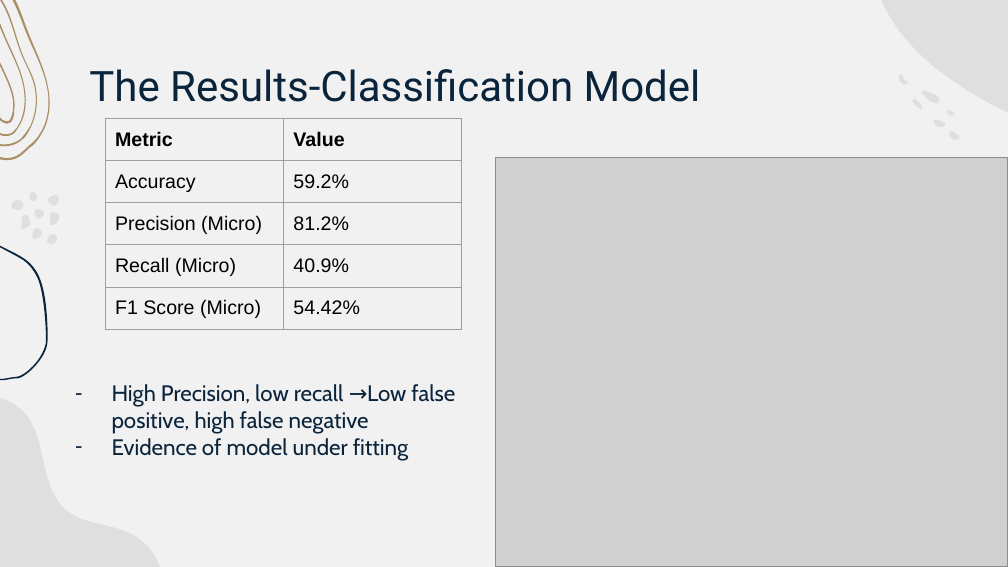
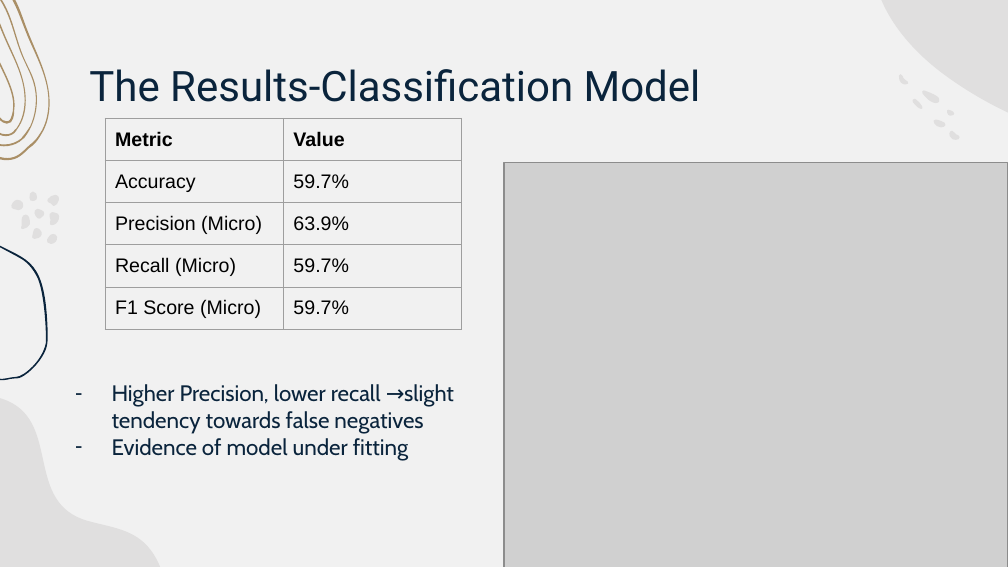
Before and after one commit to ljtaylor99/AAI-521-Final-Project, a slide deck: slide 7 of Final Project Presentation-Team 4.pptx. Drawn at 1008x567 pixels with LibreOffice and Linux fonts; fonts in the diff are those of the drawing; grey boxes stand for pictures. Boxes give left, top, right and bottom in pixels: in the first picture for what was removed or moved away, otherwise in the second. Text is boxed around its words. In the diff, an @@ line names an element or a change of style, - is before the commit and + after.

```diff
--- a/Final Project Presentation-Team 4.pptx
+++ b/Final Project Presentation-Team 4.pptx
@@ table at [105,118,462,449] @@
-row 2, column 2: 59.2%
+row 2, column 2: 59.7%
-row 3, column 2: 81.2%
+row 3, column 2: 63.9%
-row 4, column 2: 40.9%
+row 4, column 2: 59.7%
-row 5, column 2: 54.42%
+row 5, column 2: 59.7%
@@ picture: place and size @@
-picture at [496,157,1008,566]
+picture at [504,162,1007,567]
@@ text at [112,384,454,434]: text changed @@
-– High Precision, low recall →Low false positive, high false negative
+– Higher Precision, lower recall →slight tendency towards false negatives
```
Also in this commit, not shown: 2 other slides changed, 5 slides added, 4 slides removed.
